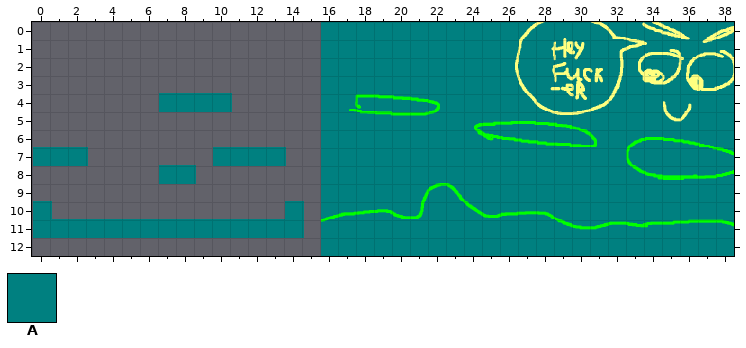
A Tiled map gets an edit: core/assets/level/testlevel.tmx. This is how it looked before the edit.
Cells are 48x48 px. Shown: x 0..38, y 0..12.
Key: from "test2tiled": A 18.
_ is an empty cell.
Layer "Tile Layer 1" before, first column x 0:
 0 _____________
 1 _____________
 2 _____________
 3 _____________
 4 _______AAAA__
 5 _____________
 6 _____________
 7 AAA_______AAA
 8 _______AA____
 9 _____________
10 A____________
11 AAAAAAAAAAAAA
Once edited:
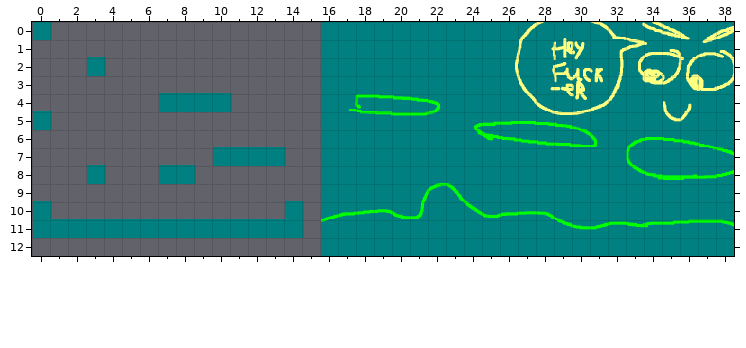
From old to new:
Changed rows in their new state; . is an unchanged cell.
Layer "Tile Layer 1":
first column x 0:
 0 A...
 2 ...A
 5 A...
 7 ___.
 8 ...A
Where, in picture pixels (left, top, right, bottom), the same in both pictures:
added: (33, 22, 52, 40)
added: (87, 57, 106, 76)
added: (33, 111, 52, 130)
changed: (33, 147, 106, 184)
